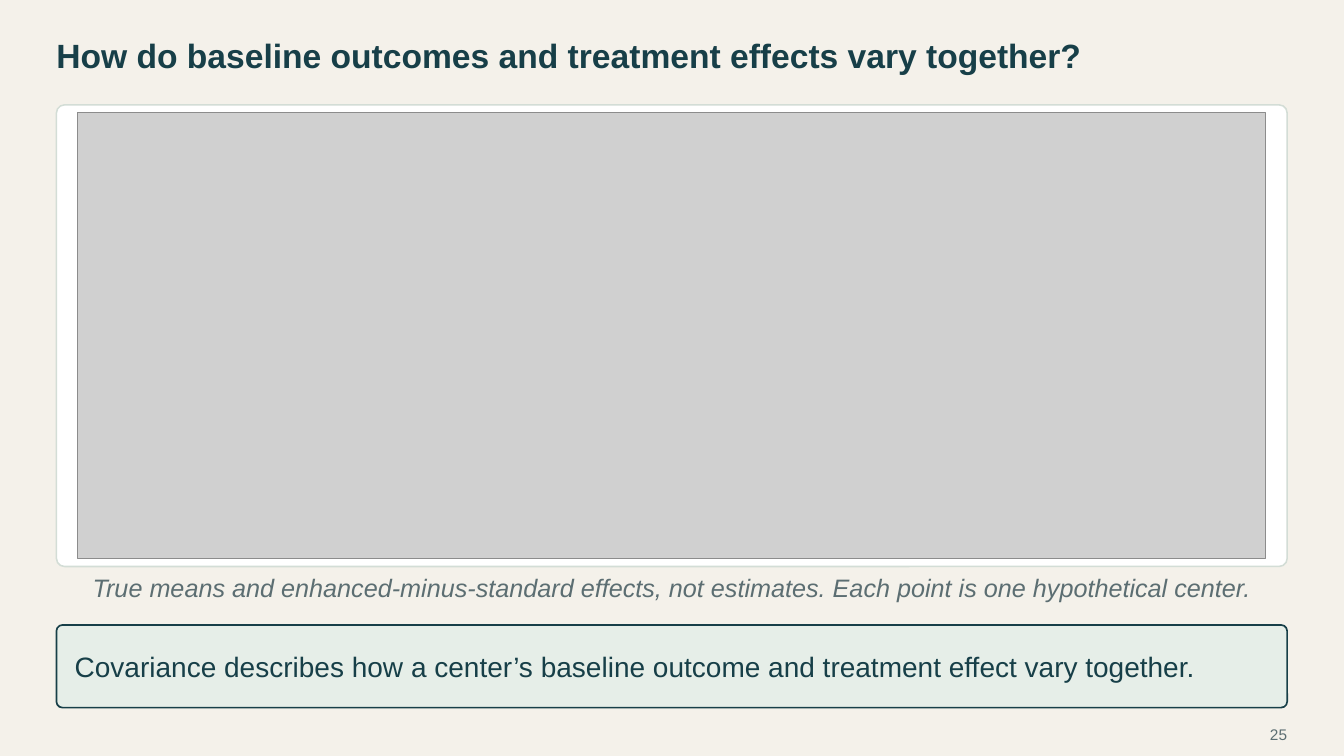
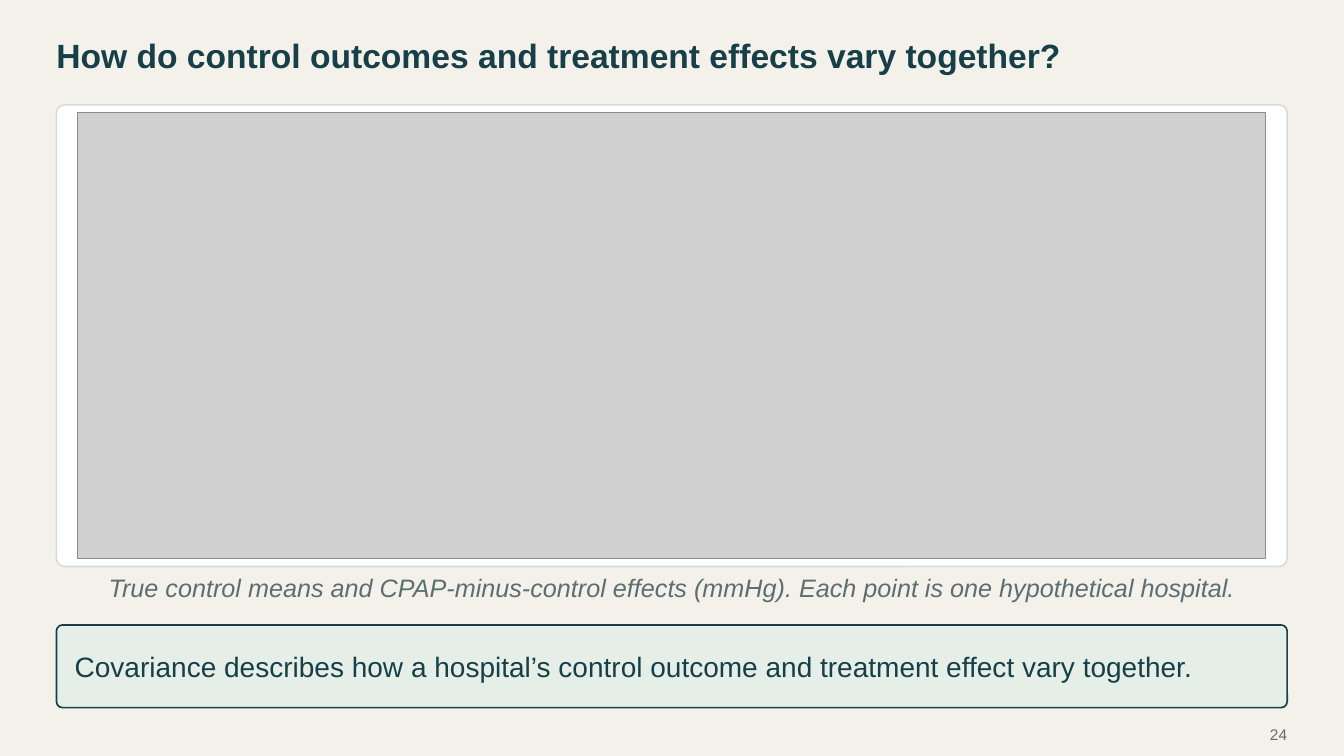
Before and after one commit to Postmus/BeyondMLR, a slide deck: slide 24 of lectures_2627/week2/Beyond_MLR_Week_2.pptx (slide 25 before the commit). Drawn at 1344x756 pixels with LibreOffice and Linux fonts; fonts in the diff are those of the drawing; grey boxes stand for pictures. Boxes give left, top, right and bottom in pixels: in the first picture for what was removed or moved away, otherwise in the second. Text is boxed around its words. In the diff, an @@ line names an element or a change of style, - is before the commit and + after.

```diff
--- a/lectures_2627/week2/Beyond_MLR_Week_2.pptx
+++ b/lectures_2627/week2/Beyond_MLR_Week_2.pptx
@@ text at <box>56,43,1061,75</box>: text changed @@
-How do baseline outcomes and treatment effects vary together?
+How do control outcomes and treatment effects vary together?
@@ text at <box>109,579,1235,602</box>: text changed @@
-True means and enhanced-minus-standard effects, not estimates. Each point is one hypothetical center.
+True control means and CPAP-minus-control effects (mmHg). Each point is one hypothetical hospital.
@@ text at <box>75,656,1192,682</box>: text changed @@
-Covariance describes how a center’s baseline outcome and treatment effect vary together.
+Covariance describes how a hospital’s control outcome and treatment effect vary together.
@@ page number at <box>1270,729,1287,740</box>: text changed @@
-25
+24
```
Also in this commit, not shown: 15 other slides changed, 3 slides added, 4 slides removed, 49 other files.
